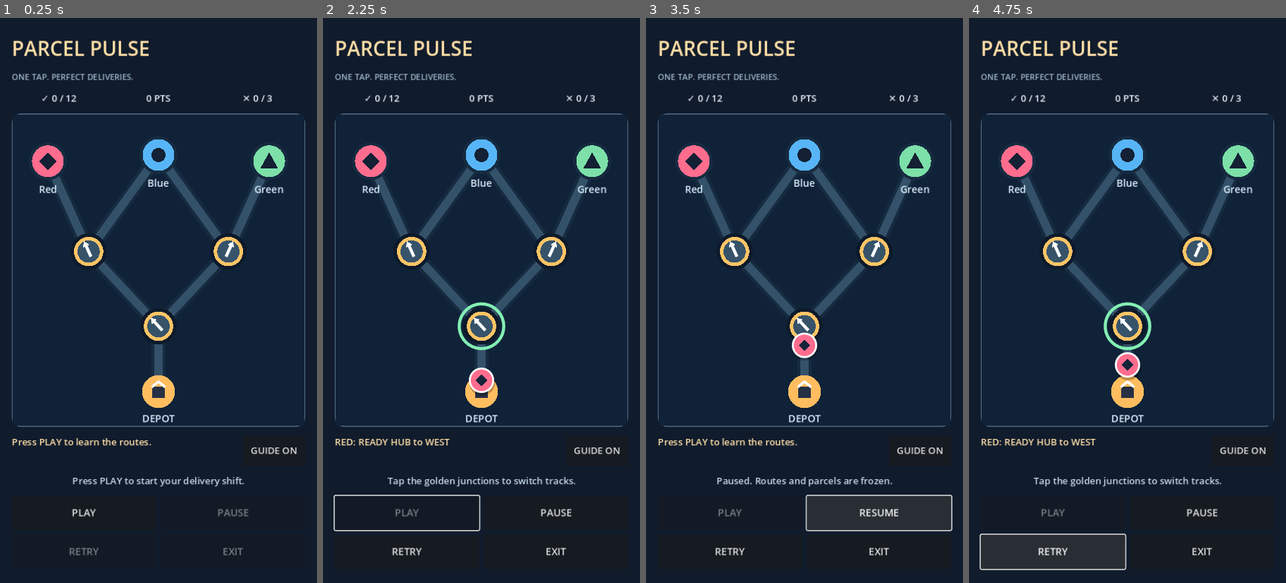
Above: before the commit, frames 1-4 (left to right).
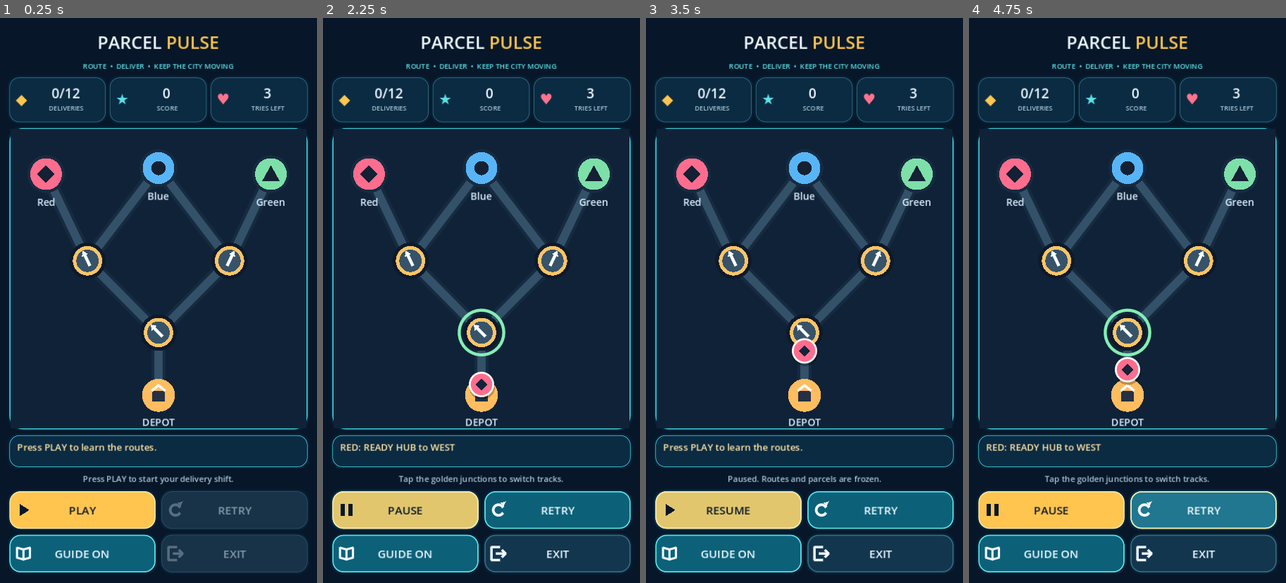
Above: after the commit, the same moments.

Repository: gauravprajapat-23/Parcel-pulse
Game: Godot game, scene res://scenes/game_screen.tscn
Same seed, same stepped clock (60 frames per second), same inputs: the game is played once before the commit and once after it.
Inputs:
- Up to frame 1 (0.25 s): no input
- Up to frame 2 (2.25 s): click "GUIDE ON" at 0.5 s; click "GUIDE OFF" at 1.25 s; click "PLAY" at 2 s
- Up to frame 3 (3.5 s): click "PAUSE" at 2.75 s
- Up to frame 4 (4.75 s): click "RESUME" at 3.5 s; click "RETRY" at 4.25 s

The runs differ from the first frame. In frame 1, 25% of the frame differs, in the area x 2-98%, y 3-99%; in frame 2, 26%; in frame 3, 26%; in frame 4, 26%.

Commit message:
feat(ui): wire reusable HUD and adaptive action bar into gameplay

Diff:
--- a/scripts/ui/game_screen.gd
+++ b/scripts/ui/game_screen.gd
@@ -2,9 +2,13 @@
 class_name GameScreen
 
 const RESULTS_SCENE = preload("res://scenes/result_screen.tscn")
+const HUD_SCENE = preload("res://scenes/ui/hud_panel.tscn")
+const ACTION_BAR_SCENE = preload("res://scenes/ui/action_bar.tscn")
 
 var controller: ShiftController = ShiftController.new()
 var board_view: BoardView
+var hud_panel: HudPanel
+var action_bar: ActionBar
 var progress_label: Label
 var score_label: Label
 var mistakes_label: Label
@@ -73,46 +77,55 @@
 
 func _build_interface() -> void:
 	var backdrop := ColorRect.new()
-	backdrop.color = Color("#101b2c")
+	backdrop.color = ParcelTheme.BACKDROP
 	backdrop.set_anchors_preset(Control.PRESET_FULL_RECT)
 	backdrop.mouse_filter = Control.MOUSE_FILTER_IGNORE
 	add_child(backdrop)
 
 	var margins := MarginContainer.new()
 	margins.set_anchors_preset(Control.PRESET_FULL_RECT)
-	margins.add_theme_constant_override("margin_left", 20)
-	margins.add_theme_constant_override("margin_right", 20)
-	margins.add_theme_constant_override("margin_top", 28)
-	margins.add_theme_constant_override("margin_bottom", 24)
+	margins.add_theme_constant_override("margin_left", 16)
+	margins.add_theme_constant_override("margin_right", 16)
+	margins.add_theme_constant_override("margin_top", 20)
+	margins.add_theme_constant_override("margin_bottom", 18)
 	add_child(margins)
 
 	var column := VBoxContainer.new()
-	column.add_theme_constant_override("separation", 14)
+	column.add_theme_constant_override("separation", 10)
 	margins.add_child(column)
 
-	var heading := Label.new()
-	heading.text = "PARCEL PULSE"
-	heading.add_theme_font_size_override("font_size", 34)
-	heading.add_theme_color_override("font_color", Color("#ffe0a7"))
-	column.add_child(heading)
+	# UI-01A: brand typography and stat cards share one palette.
+	var title_row := HBoxContainer.new()
+	title_row.add_theme_constant_override("separation", 7)
+	title_row.alignment = BoxContainer.ALIGNMENT_CENTER
+	column.add_child(title_row)
+	var parcel_title := Label.new()
+	parcel_title.text = "PARCEL"
+	ParcelTheme.label_style(parcel_title, 30, ParcelTheme.TEXT)
+	title_row.add_child(parcel_title)
+	var pulse_title := Label.new()
+	pulse_title.text = "PULSE"
+	ParcelTheme.label_style(pulse_title, 30, ParcelTheme.GOLD)
+	title_row.add_child(pulse_title)
 
 	var subtitle := Label.new()
-	subtitle.text = "ONE TAP. PERFECT DELIVERIES."
-	subtitle.add_theme_font_size_override("font_size", 14)
-	subtitle.add_theme_color_override("font_color", Color("#9fb7cb"))
+	subtitle.text = "ROUTE  •  DELIVER  •  KEEP THE CITY MOVING"
+	subtitle.horizontal_alignment = HORIZONTAL_ALIGNMENT_CENTER
+	ParcelTheme.label_style(subtitle, 12, ParcelTheme.CYAN)
 	column.add_child(subtitle)
 
-	var stats := HBoxContainer.new()
-	stats.add_theme_constant_override("separation", 8)
-	column.add_child(stats)
-	progress_label = _make_stat(stats)
-	score_label = _make_stat(stats)
-	mistakes_label = _make_stat(stats)
+	hud_panel = HUD_SCENE.instantiate() as HudPanel
+	column.add_child(hud_panel)
+	progress_label = hud_panel.deliveries_card.value_label
+	score_label = hud_panel.score_card.value_label
+	mistakes_label = hud_panel.lives_card.value_label
 
 	var board_panel := PanelContainer.new()
 	board_panel.size_flags_vertical = Control.SIZE_EXPAND_FILL
 	board_panel.size_flags_horizontal = Control.SIZE_EXPAND_FILL
-	board_panel.add_theme_stylebox_override("panel", _panel_style())
+	board_panel.add_theme_stylebox_override(
+		"panel", ParcelTheme.panel_style(ParcelTheme.PANEL, ParcelTheme.BORDER, 22, 2)
+	)
 	column.add_child(board_panel)
 
 	board_view = BoardView.new()
@@ -122,44 +135,46 @@
 	board_view.bind_controller(controller)
 	board_panel.add_child(board_view)
 
-	var coach_row := HBoxContainer.new()
-	coach_row.add_theme_constant_override("separation", 8)
-	column.add_child(coach_row)
+	# The guidance panel stays compact; its on/off control lives in the action bar.
+	var coach_panel := PanelContainer.new()
+	coach_panel.add_theme_stylebox_override(
+		"panel", ParcelTheme.panel_style(ParcelTheme.PANEL, ParcelTheme.BORDER, 16, 1)
+	)
+	column.add_child(coach_panel)
+	var coach_margin := MarginContainer.new()
+	coach_margin.add_theme_constant_override("margin_left", 12)
+	coach_margin.add_theme_constant_override("margin_right", 12)
+	coach_margin.add_theme_constant_override("margin_top", 8)
+	coach_margin.add_theme_constant_override("margin_bottom", 8)
+	coach_panel.add_child(coach_margin)
 	coach_label = Label.new()
 	coach_label.text = "MATCH COLOR + SHAPE. Tap the golden switches."
 	coach_label.size_flags_horizontal = Control.SIZE_EXPAND_FILL
 	coach_label.autowrap_mode = TextServer.AUTOWRAP_WORD_SMART
-	coach_label.custom_minimum_size = Vector2(0, 52)
-	coach_label.add_theme_font_size_override("font_size", 16)
-	coach_label.add_theme_color_override("font_color", Color("#ffe0a7"))
-	coach_row.add_child(coach_label)
-	guide_button = Button.new()
-	guide_button.text = "GUIDE ON"
-	guide_button.custom_minimum_size = Vector2(106, 52)
-	guide_button.pressed.connect(_on_guide_pressed)
-	coach_row.add_child(guide_button)
+	coach_label.custom_minimum_size = Vector2(0, 36)
+	ParcelTheme.label_style(coach_label, 16, ParcelTheme.GOLD_LIGHT)
+	coach_margin.add_child(coach_label)
 
 	hint_label = Label.new()
 	hint_label.text = "Tap the golden junctions to switch tracks."
 	hint_label.horizontal_alignment = HORIZONTAL_ALIGNMENT_CENTER
 	hint_label.autowrap_mode = TextServer.AUTOWRAP_WORD_SMART
-	hint_label.add_theme_font_size_override("font_size", 16)
-	hint_label.add_theme_color_override("font_color", Color("#c5d8e9"))
+	ParcelTheme.label_style(hint_label, 14, ParcelTheme.MUTED)
 	column.add_child(hint_label)
 
-	var actions := GridContainer.new()
-	actions.columns = 2
-	actions.add_theme_constant_override("h_separation", 8)
-	actions.add_theme_constant_override("v_separation", 8)
-	column.add_child(actions)
-	play_button = _make_button(actions, "PLAY")
-	pause_button = _make_button(actions, "PAUSE")
-	restart_button = _make_button(actions, "RETRY")
-	exit_button = _make_button(actions, "EXIT")
-	play_button.pressed.connect(_on_play_pressed)
-	pause_button.pressed.connect(_on_pause_pressed)
-	restart_button.pressed.connect(_on_restart_pressed)
-	exit_button.pressed.connect(_on_exit_pressed)
+	action_bar = ACTION_BAR_SCENE.instantiate() as ActionBar
+	column.add_child(action_bar)
+	# Legacy aliases remain available to old callers, but this is one
+	# primary action whose meaning depends on the current shift phase.
+	play_button = action_bar.primary_button
+	pause_button = action_bar.primary_button
+	restart_button = action_bar.retry_button
+	guide_button = action_bar.guide_button
+	exit_button = action_bar.exit_button
+	action_bar.primary_requested.connect(_on_primary_pressed)
+	action_bar.retry_requested.connect(_on_restart_pressed)
+	action_bar.guide_requested.connect(_on_guide_pressed)
+	action_bar.exit_requested.connect(_on_exit_pressed)
 
 	result_backdrop = ColorRect.new()
 	result_backdrop.color = Color(0.02, 0.04, 0.09, 0.79)
@@ -173,35 +188,6 @@
 	result_panel.menu_requested.connect(_on_exit_pressed)
 	result_backdrop.resized.connect(_center_result)
 	_center_result()
-
-
-func _make_stat(parent: HBoxContainer) -> Label:
-	var label := Label.new()
-	label.size_flags_horizontal = Control.SIZE_EXPAND_FILL
-	label.horizontal_alignment = HORIZONTAL_ALIGNMENT_CENTER
-	label.add_theme_font_size_override("font_size", 16)
-	label.add_theme_color_override("font_color", Color("#edf4ff"))
-	parent.add_child(label)
-	return label
-
-
-func _make_button(parent: GridContainer, caption: String) -> Button:
-	var button := Button.new()
-	button.text = caption
-	button.size_flags_horizontal = Control.SIZE_EXPAND_FILL
-	button.custom_minimum_size = Vector2(0, 58)
-	button.add_theme_font_size_override("font_size", 17)
-	parent.add_child(button)
-	return button
-
-
-func _panel_style() -> StyleBoxFlat:
-	var style := StyleBoxFlat.new()
-	style.bg_color = Color("#102238")
-	style.border_color = Color("#48627c")
-	style.set_border_width_all(2)
-	style.set_corner_radius_all(16)
-	return style
 
 
 func _center_result() -> void:
@@ -217,7 +203,7 @@
 
 func _on_guide_pressed() -> void:
 	guide_enabled = not guide_enabled
-	guide_button.text = "GUIDE ON" if guide_enabled else "GUIDE OFF"
+	action_bar.set_guide_enabled(guide_enabled)
 	_last_guidance = ""
 	_update_guidance()
 
@@ -241,6 +227,14 @@
 	board_view.set_guide_focus(focus, needs_action)
 
 
+func _on_primary_pressed() -> void:
+	match controller.phase:
+		ShiftController.Phase.READY:
+			_on_play_pressed()
+		ShiftController.Phase.RUNNING, ShiftController.Phase.PAUSED:
+			_on_pause_pressed()
+
+
 func _on_play_pressed() -> void:
 	result_backdrop.visible = false
 	controller.start_shift()
@@ -270,19 +264,13 @@
 			hint_label.text = "Paused. Routes and parcels are frozen."
 		ShiftController.Phase.FINISHED:
 			hint_label.text = "Shift over. Review your deliveries."
-	play_button.disabled = new_phase != ShiftController.Phase.READY
-	pause_button.disabled = new_phase == ShiftController.Phase.READY or new_phase == ShiftController.Phase.FINISHED
-	restart_button.disabled = new_phase == ShiftController.Phase.READY
-	exit_button.disabled = new_phase == ShiftController.Phase.READY
-	pause_button.text = "RESUME" if new_phase == ShiftController.Phase.PAUSED else "PAUSE"
+	action_bar.apply_phase(new_phase)
 	board_view.queue_redraw()
 	_update_guidance()
 
 
 func _on_totals_changed(new_score: int, delivered: int, errors: int) -> void:
-	progress_label.text = "✓ %d / %d" % [delivered, ShiftController.REQUIRED_DELIVERIES]
-	score_label.text = "%d PTS" % new_score
-	mistakes_label.text = "✕ %d / %d" % [errors, ShiftController.MAX_MISTAKES]
+	hud_panel.update_stats(delivered, new_score, errors)
 
 
 func _on_delivery_scored(_parcel: DeliveryParcel, matched: bool) -> void:
--- a/scripts/ui/result_screen.gd
+++ b/scripts/ui/result_screen.gd
@@ -3,6 +3,8 @@
 
 signal retry_requested()
 signal menu_requested()
+
+const ACTION_BUTTON_SCENE = preload("res://scenes/ui/action_button.tscn")
 
 var title_label: Label
 var details_label: Label
@@ -34,17 +36,15 @@
 	details_label.add_theme_font_size_override("font_size", 19)
 	column.add_child(details_label)
 
-	var retry_button := Button.new()
-	retry_button.text = "PLAY AGAIN"
-	retry_button.custom_minimum_size = Vector2(0, 48)
+	var retry_button := ACTION_BUTTON_SCENE.instantiate() as ActionButton
+	column.add_child(retry_button)
+	retry_button.configure("PLAY AGAIN", "retry", "gold")
 	retry_button.pressed.connect(func() -> void: retry_requested.emit())
-	column.add_child(retry_button)
 
-	var menu_button := Button.new()
-	menu_button.text = "BACK TO MENU"
-	menu_button.custom_minimum_size = Vector2(0, 48)
+	var menu_button := ACTION_BUTTON_SCENE.instantiate() as ActionButton
+	column.add_child(menu_button)
+	menu_button.configure("BACK TO MENU", "exit", "secondary")
 	menu_button.pressed.connect(func() -> void: menu_requested.emit())
-	column.add_child(menu_button)
 
 
 func show_result(success: bool, earned_score: int, delivered: int, errors: int) -> void:
@@ -56,8 +56,8 @@
 
 func _panel_style() -> StyleBoxFlat:
 	var style := StyleBoxFlat.new()
-	style.bg_color = Color("#20334c")
-	style.border_color = Color("#6985a3")
+	style.bg_color = ParcelTheme.PANEL_RAISED
+	style.border_color = ParcelTheme.CYAN
 	style.set_border_width_all(2)
 	style.set_corner_radius_all(20)
 	return style
--- a/tests/test_ui_smoke.gd
+++ b/tests/test_ui_smoke.gd
@@ -34,13 +34,17 @@
 	await process_frame
 	_check("gameplay UI scene initializes", game.board_view != null and game.play_button != null and game.result_panel != null)
 	_check("mobile action buttons use two-column layout", game.play_button.get_parent() is GridContainer and (game.play_button.get_parent() as GridContainer).columns == 2)
+	_check("HUD and action bar are reusable scenes", game.hud_panel is HudPanel and game.action_bar is ActionBar)
+	_check("primary play/pause action shares one button", game.play_button == game.pause_button)
+	_check("HUD starts with 0 deliveries and 3 tries", game.progress_label.text == "0/12" and game.mistakes_label.text == "3")
 	_check("ready screen offers play", not game.play_button.disabled)
 	_check("guide visible on first launch", game.coach_label != null and game.guide_button != null and game.guide_enabled)
 	_check("new player receives guidance", not game.coach_label.text.is_empty())
+	_check("guide action is in the bottom grid", game.guide_button.get_parent() == game.action_bar)
 	_check("ready screen prevents switching", not game.board_view.toggle_at_local_position(game.board_view._point("hub")))
 
 	game.play_button.pressed.emit()
-	_check("play starts shift", game.controller.phase == ShiftController.Phase.RUNNING and game.play_button.disabled)
+	_check("play starts shift", game.controller.phase == ShiftController.Phase.RUNNING and game.play_button.text == "PAUSE" and not game.play_button.disabled)
 	# A freshly started shift has no parcels until the first simulation tick.
 	game.controller.advance(0.02)
 	game._update_guidance()
@@ -88,6 +92,7 @@
 	for n in range(ShiftController.REQUIRED_DELIVERIES):
 		game.controller._register_delivery(DeliveryParcel.new(n, "red"), true)
 	_check("winning result overlay appears", game.result_backdrop.visible and game.controller.phase == ShiftController.Phase.FINISHED)
+	_check("HUD updates delivery count and score", game.progress_label.text == "12/12" and game.score_label.text == "1200")
 	game.result_panel.retry_requested.emit()
 	_check("results retry returns to running without overlay", not game.result_backdrop.visible and game.controller.phase == ShiftController.Phase.RUNNING)
 	game.exit_button.pressed.emit()
